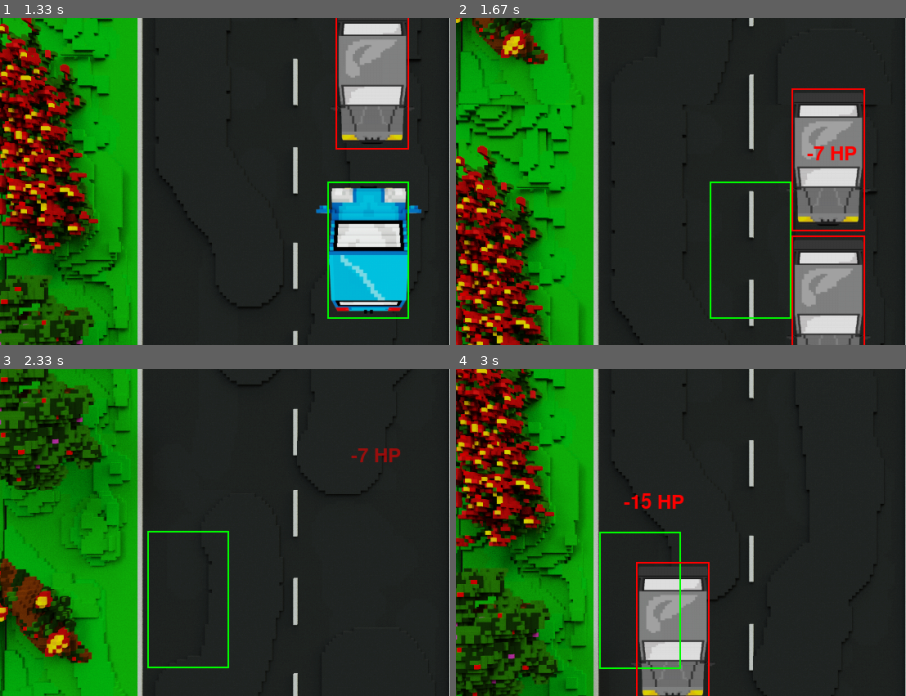
Above: before the commit, frames 1-4 (two rows, left to right).
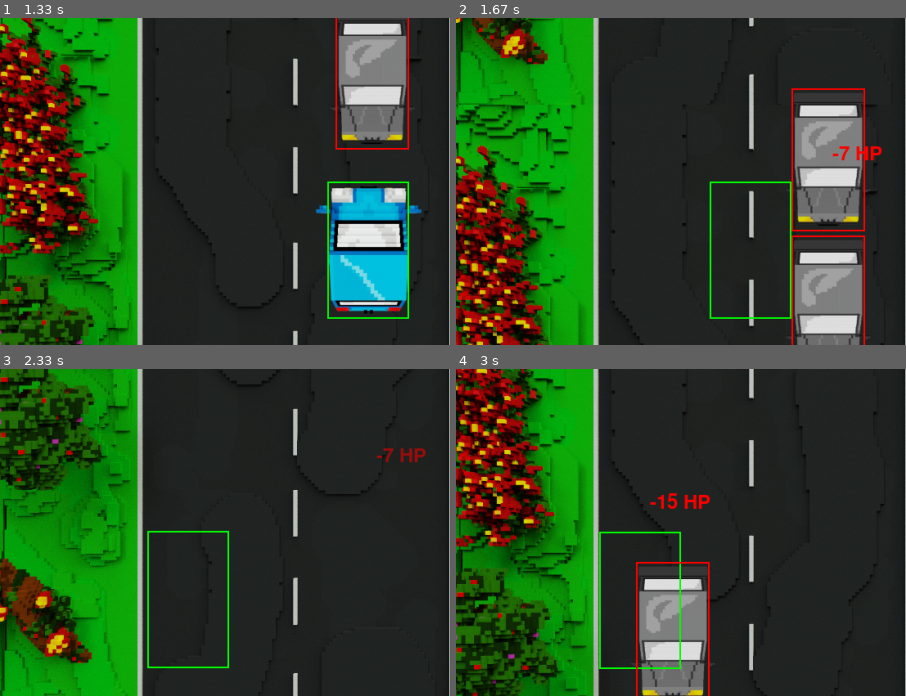
Above: after the commit, the same moments.

Repository: KidIsKing/TheFastestCar
Game: pygame game, started from src/main.py
Two runs of this game, one before a commit and one after it. Both use one fixed random seed, a clock stepped at 60 frames per second and the inputs below.
Inputs:
- Up to frame 1 (1.33 s): click "Играть" at 0.38 s; tap W at 0.67 s; hold F1 from 1 s (still down); hold Left from 1 s (still down)
- Up to frame 2 (1.67 s): release F1 at 1.53 s; release Left at 1.53 s; hold Left from 1.57 s (still down)
- Up to frame 3 (2.33 s): release Left at 2.1 s; hold Down from 2.13 s (still down)
- Up to frame 4 (3 s): release Down at 2.43 s; hold Left 2.47-2.87 s; hold Up from 2.9 s (still down)
The pictures show only the part of the screen within x 0-50%, y 50-100%; the shares and areas given below are measured in that part.

Frame 1 is identical in both runs. In frame 2, 0.4% of the frame differs, in the area x 78-95%, y 39-44%; in frame 3, 0.4%; in frame 4, 0.5%, in the area x 37-57%, y 37-43%.

Commit message:
refactor with constants

Diff:
--- a/src/bonus_director.py
+++ b/src/bonus_director.py
@@ -1,25 +1,25 @@
 import random
 import time
 
-from constants import BASE_WORLD_SPEED, MAX_WORLD_SPEED
+from constants import (
+    BASE_WORLD_SPEED, MAX_WORLD_SPEED, BASE_CHANCE_HP, BASE_CHANCE_EX,
+    TIME_MULTIPLIER_PER_MINUTE, WEIGHT_HP_MAX, WEIGHT_HP_MIN, TOTAL_WEIGHT,
+    HEALTH_RANGE_FOR_INTERPOLATION, BONUS_COUNT_MEAN, BONUS_COUNT_STD,
+    BASE_EXPERIENCE, EXPERIENCE_SPREAD, EXPERIENCE_MAX, EXPERIENCE_MIN,
+    HEALTH_BONUS_MEAN, HEALTH_BONUS_STD, HEALTH_BONUS_MAX, HEALTH_BONUS_MIN,
+    HEALTH_MULTIPLIER_LOW, HEALTH_MULTIPLIER_CRITICAL, HEALTH_THRESHOLD_LOW,
+    HEALTH_THRESHOLD_CRITICAL, SPEED_MULTIPLIER_POWER, WEIGHT_THRESHOLD_LOW,
+    WEIGHT_THRESHOLD_CRITICAL, MAX_BONUSES_ON_SCREEN
+)
 
 
 class BonusDirector:
     """Режиссёр для бонусов."""
 
-    BASE_CHANCE_HP = 0.003
-    BASE_CHANCE_EX = 0.005
-
-    BONUS_COUNT_MEAN = 1.2
-    BONUS_COUNT_STD = 0.3
-
-    BASE_EXPERIENCE = 10
-    EXPERIENCE_SPREAD = 3
-
     def __init__(self):
         # PRD-накопители шансов
-        self.current_chance_hp = self.BASE_CHANCE_HP
-        self.current_chance_ex = self.BASE_CHANCE_EX
+        self.current_chance_hp = BASE_CHANCE_HP
+        self.current_chance_ex = BASE_CHANCE_EX
 
         self.start_time = time.time()
 
@@ -29,7 +29,7 @@
 
     def get_time_multiplier(self):
         """Множитель очков от времени: +10% каждую минуту."""
-        return 1.0 + (self.get_time_alive() / 60) * 0.1
+        return 1.0 + (self.get_time_alive() / 60) * TIME_MULTIPLIER_PER_MINUTE
 
     def get_speed_multiplier(self, current_world_speed):
         """Квадратичный множитель от скорости."""
@@ -38,21 +38,25 @@
             return 1
         speed_ratio = (current_world_speed - BASE_WORLD_SPEED) / speed_range
         speed_ratio = max(0, min(1, speed_ratio))
-        return 1.0 + speed_ratio ** 2
+        return 1.0 + speed_ratio ** SPEED_MULTIPLIER_POWER
 
     def get_bonus_weights(self, player):
         """Динамические веса для выбора типа бонуса."""
         health_ratio = player.health / player.max_health
 
         # Линейная интерполяция
-        if health_ratio >= 1.0:
-            weight_hp = 5
-        elif health_ratio <= 0.3:
-            weight_hp = 80
+        if health_ratio >= WEIGHT_THRESHOLD_LOW:
+            weight_hp = WEIGHT_HP_MIN
+        elif health_ratio <= WEIGHT_THRESHOLD_CRITICAL:
+            weight_hp = WEIGHT_HP_MAX
         else:
-            weight_hp = 5 + (80 - 5) * (1 - health_ratio) / 0.7
+            weight_hp = (
+                WEIGHT_HP_MIN +
+                (WEIGHT_HP_MAX - WEIGHT_HP_MIN) *
+                (1 - health_ratio) / HEALTH_RANGE_FOR_INTERPOLATION
+            )
 
-        weight_ex = 90 - weight_hp
+        weight_ex = TOTAL_WEIGHT - weight_hp
         return weight_hp, weight_ex
 
     def choose_bonus_type(self, player):
@@ -76,13 +80,13 @@
         if current_world_speed <= BASE_WORLD_SPEED:
             return None
 
-        base_chance_hp = self.BASE_CHANCE_HP
-        if health_ratio < 0.5:
-            base_chance_hp *= 2
-        if health_ratio < 0.3:
-            base_chance_hp *= 2  # двойное удвоение при критическом здоровье
+        base_chance_hp = BASE_CHANCE_HP
+        if health_ratio < HEALTH_THRESHOLD_LOW:
+            base_chance_hp *= HEALTH_MULTIPLIER_LOW
+        if health_ratio < HEALTH_THRESHOLD_CRITICAL:
+            base_chance_hp *= HEALTH_MULTIPLIER_CRITICAL  # двойное удвоение
 
-        base_chance_ex = self.BASE_CHANCE_EX
+        base_chance_ex = BASE_CHANCE_EX
         speed_multiplier = self.get_speed_multiplier(current_world_speed)
         base_chance_ex *= speed_multiplier
 
@@ -90,24 +94,24 @@
         self.current_chance_ex += base_chance_ex
 
         if random.random() < self.current_chance_hp:
-            self.current_chance_hp = self.BASE_CHANCE_HP  # сброс
+            self.current_chance_hp = BASE_CHANCE_HP  # сброс
             return self.choose_bonus_type(player)
 
         if random.random() < self.current_chance_ex:
-            self.current_chance_ex = self.BASE_CHANCE_EX  # сброс
+            self.current_chance_ex = BASE_CHANCE_EX  # сброс
             return "ex"
 
         return None
 
     def get_bonus_count(self):
         """Количество бонусов за спавн (нормальное распределение)."""
-        count = random.gauss(self.BONUS_COUNT_MEAN, self.BONUS_COUNT_STD)
-        return int(max(1, min(2, round(count))))
+        count = random.gauss(BONUS_COUNT_MEAN, BONUS_COUNT_STD)
+        return int(max(1, min(MAX_BONUSES_ON_SCREEN, round(count))))
 
     def calculate_experience(self, current_world_speed):
         """Расчёт очков опыта с учётом множителей."""
-        base_exp = random.gauss(self.BASE_EXPERIENCE, self.EXPERIENCE_SPREAD)
-        base_exp = max(5, min(15, int(base_exp)))
+        base_exp = random.gauss(BASE_EXPERIENCE, EXPERIENCE_SPREAD)
+        base_exp = max(EXPERIENCE_MIN, min(EXPERIENCE_MAX, int(base_exp)))
 
         time_mult = self.get_time_multiplier()
         speed_mult = self.get_speed_multiplier(current_world_speed)
@@ -116,5 +120,5 @@
 
     def calculate_health_bonus(self):
         """Расчёт HP от бонуса здоровья (гауссово распределение)."""
-        health = random.gauss(7, 2)
-        return int(max(5, min(10, health)))
+        health = random.gauss(HEALTH_BONUS_MEAN, HEALTH_BONUS_STD)
+        return int(max(HEALTH_BONUS_MIN, min(HEALTH_BONUS_MAX, health)))
--- a/src/button.py
+++ b/src/button.py
@@ -72,10 +72,14 @@
         ):
             if self.sound:
                 self.sound.play()
-            pygame.event.post(pygame.event.Event(pygame.USEREVENT, button=self))
+            pygame.event.post(
+                pygame.event.Event(pygame.USEREVENT, button=self)
+            )
 
 
-def create_buttons(text, y_pos, color="green", width=BUTTON_WIDTH, height=BUTTON_HEIGHT):
+def create_buttons(
+    text, y_pos, color="green", width=BUTTON_WIDTH, height=BUTTON_HEIGHT
+):
     return ImageButton(
         WIDTH // 2 - width // 2,
         y_pos,
--- a/src/constants.py
+++ b/src/constants.py
@@ -1,11 +1,17 @@
-# Constans
 WIDTH = 1100
 HEIGHT = 800
 
-BUTTON_WIDTH = 197
-BUTTON_HEIGHT = 100
+START_Y_POS_PLAYER = 600
 
-START_Y_POS_PLAYER = 600
+FPS = 60
+
+ROAD_SPEED = 8
+
+DEBAG_BORDER = 2
+
+LANE_POSITIONS = [130, 320, 510, 700]  # X-координаты полос для спавна врагов
+
+ENEMY_MIN_GAP = 5
 
 # Хитбоксы
 PLAYER_HITBOX_DECREASE = (-110, 0)
@@ -15,15 +21,25 @@
 ROAD_LEFT_BORDER = 120
 ROAD_RIGHT_BORDER = WIDTH - 120
 
-LANE_POSITIONS = [130, 320, 510, 700]  # X-координаты полос для спавна врагов
-
 # Визуальные смещения
 PLAYER_OFFSET_X = -1
 ENEMY_OFFSET_X = -3
 
-ENEMY_MIN_GAP = 5
+OFFSET_X_FLOATING_TEXT = 30
+OFFSET_Y_FLOATING_TEXT = 20
 
-ROAD_SPEED = 8
+POSITION_X_FOR_STAT = 1080
+POSITION_Y_FOR_STAT = 10
+
+# Кнопки
+BUTTON_WIDTH = 197
+BUTTON_HEIGHT = 100
+Y_BUTTON = 300
+BUTTON_SPACING = 100  # расстояние между кнопками по Y
+
+# Спавн бонусов
+SPAWN_CHECK_INTERVAL = 10
+MAX_BONUSES_ON_SCREEN = 2
 
 # Параметры скорости
 BASE_WORLD_SPEED = 8
@@ -32,8 +48,6 @@
 ACCELERATION_SMOOTHING = 0.03
 DECELERATION_SMOOTHING = 0.05
 MAX_PLAYER_OFFSET_Y = 100
-
-FPS = 60
 
 # Здоровье игрока
 PLAYER_MAX_HEALTH = 100
@@ -57,16 +71,49 @@
 MIN_BONUSES_COUNT = 1
 MAX_BONUSES_COUNT = 3
 
-# Colors
+# Цвета
 WHITE = (255, 255, 255)
 BLACK = (0, 0, 0)
 GREEN = (0, 255, 0)
 RED = (255, 0, 0)
 YELLOW = (255, 255, 0)
 
-# Fade
+# Затухание
 FADE_SPEED = 10
 MAX_FADE_ALPHA = 150
+
+# BonusDirector
+BASE_CHANCE_HP = 0.003
+BASE_CHANCE_EX = 0.005
+
+BONUS_COUNT_MEAN = 1.2
+BONUS_COUNT_STD = 0.3
+
+BASE_EXPERIENCE = 10
+EXPERIENCE_SPREAD = 3
+EXPERIENCE_MIN = 5
+EXPERIENCE_MAX = 15
+
+HEALTH_BONUS_MEAN = 7
+HEALTH_BONUS_STD = 2
+HEALTH_BONUS_MIN = 5
+HEALTH_BONUS_MAX = 10
+
+HEALTH_THRESHOLD_LOW = 0.5
+HEALTH_THRESHOLD_CRITICAL = 0.3
+
+HEALTH_MULTIPLIER_LOW = 2
+HEALTH_MULTIPLIER_CRITICAL = 2
+
+WEIGHT_HP_MIN = 5
+WEIGHT_HP_MAX = 80
+TOTAL_WEIGHT = 90
+WEIGHT_THRESHOLD_LOW = 1.0
+WEIGHT_THRESHOLD_CRITICAL = 0.3
+
+HEALTH_RANGE_FOR_INTERPOLATION = 0.7
+TIME_MULTIPLIER_PER_MINUTE = 0.1
+SPEED_MULTIPLIER_POWER = 2
 
 # Assets
 ASSETS_PATH = "assets/"
--- a/src/entities.py
+++ b/src/entities.py
@@ -4,13 +4,29 @@
 from button import create_buttons
 from settings import settings
 from constants import (
-    ASSETS, WIDTH, HEIGHT, ROAD_SPEED,
-    PLAYER_HITBOX_DECREASE, PLAYER_OFFSET_X,
-    START_Y_POS_PLAYER, ROAD_LEFT_BORDER, ROAD_RIGHT_BORDER,
-    ENEMY_HITBOX_DECREASE, ENEMY_OFFSET_X, LANE_POSITIONS,
-    HEALTH_BAR_WIDTH, HEALTH_BAR_HEIGHT, HEALTH_BAR_X,
-    HEALTH_BAR_Y, HEALTH_BAR_BORDER,
-    WHITE, BLACK, GREEN, YELLOW, RED
+    ASSETS,
+    WIDTH,
+    HEIGHT,
+    ROAD_SPEED,
+    PLAYER_HITBOX_DECREASE,
+    PLAYER_OFFSET_X,
+    BUTTON_SPACING,
+    START_Y_POS_PLAYER,
+    ROAD_LEFT_BORDER,
+    ROAD_RIGHT_BORDER,
+    ENEMY_HITBOX_DECREASE,
+    ENEMY_OFFSET_X,
+    LANE_POSITIONS,
+    HEALTH_BAR_WIDTH,
+    HEALTH_BAR_HEIGHT,
+    HEALTH_BAR_X,
+    HEALTH_BAR_Y,
+    HEALTH_BAR_BORDER,
+    WHITE,
+    BLACK,
+    GREEN,
+    YELLOW,
+    RED,
 )
 
 
@@ -33,7 +49,9 @@
         self.rect = self.image.get_rect()
         self.hitbox = self.rect.inflate(*hitbox_decrease)  # уменьшаем хитбокс
 
-        self.offset_x = offset_x  # смещение по оси OX для правки отображения в дебаг-режиме
+        self.offset_x = (
+            offset_x  # смещение по оси OX для правки отображения в дебаг-режиме
+        )
 
         self.speed = 0
 
@@ -47,6 +65,7 @@
 
 class Player(Car):
     """Машина игрока."""
+
     def __init__(self):
         super().__init__(
             ASSETS["player_car"], 0.35, 0.35, PLAYER_HITBOX_DECREASE, PLAYER_OFFSET_X
@@ -103,6 +122,7 @@
 
 class Enemy(Car):
     """Машина врага."""
+
     def __init__(self):
         super().__init__(
             ASSETS["enemy_car"], 0.45, 0.35, ENEMY_HITBOX_DECREASE, ENEMY_OFFSET_X
@@ -155,6 +175,7 @@
 
 class Road:
     """Дорога."""
+
     def __init__(self):
         self.image = pygame.image.load(ASSETS["road"])
         self.rect = self.image.get_rect()
@@ -181,6 +202,7 @@
 
 class Bonus:
     """Бонус."""
+
     scale_x = 0.3
     scale_y = 0.3
 
@@ -188,7 +210,10 @@
         self.image = pygame.image.load(image_path)
         self.image = pygame.transform.smoothscale(
             self.image,
-            (int(self.image.get_width() * self.scale_x), int(self.image.get_height() * self.scale_y))
+            (
+                int(self.image.get_width() * self.scale_x),
+                int(self.image.get_height() * self.scale_y),
+            ),
         )
 
         self.rect = self.image.get_rect()
@@ -263,7 +288,6 @@
     PANEL_WIDTH = 500
     PANEL_HEIGHT = 400
     OVERLAY_ALPHA = 150
-    BUTTON_SPACING = 100  # расстояние между кнопками по Y
     FIRST_BUTTON_Y = 330
 
     def __init__(self, title, button_configs):
@@ -288,7 +312,7 @@
 
     def _create_button(self, button_configs):
         for i, (text, action_name) in enumerate(button_configs):
-            y_pos = self.FIRST_BUTTON_Y + i * self.BUTTON_SPACING
+            y_pos = self.FIRST_BUTTON_Y + i * BUTTON_SPACING
             button = create_buttons(text, y_pos, "green")
             self.buttons.append(button)
             self.button_actions[button] = action_name
--- a/src/main.py
+++ b/src/main.py
@@ -10,20 +10,13 @@
 from settings import settings
 from button import create_buttons
 from constants import (
-    WIDTH,
-    HEIGHT,
-    ENEMY_MIN_GAP,
-    FPS,
+    WIDTH, HEIGHT, ENEMY_MIN_GAP, FPS, FADE_SPEED,
     PLAYER_MAX_HEALTH, PLAYER_INVULNERABLE_DURATION, BASE_DAMAGE,
-    DAMAGE_SPREAD, DAMAGE_MIN, DAMAGE_MAX,
-    WHITE,
-    BLACK,
-    GREEN,
-    RED,
-    YELLOW,
-    FADE_SPEED,
-    MAX_FADE_ALPHA,
-    ASSETS
+    DAMAGE_SPREAD, DAMAGE_MIN, DAMAGE_MAX, WHITE, BLACK, GREEN, RED, YELLOW,
+    MAX_FADE_ALPHA, ASSETS, SPAWN_CHECK_INTERVAL, MAX_BONUSES_ON_SCREEN,
+    OFFSET_X_FLOATING_TEXT, OFFSET_Y_FLOATING_TEXT,
+    POSITION_X_FOR_STAT, POSITION_Y_FOR_STAT,
+    DEBAG_BORDER, Y_BUTTON, BUTTON_SPACING
 )
 
 
@@ -39,9 +32,6 @@
 
 class GameManager:
     """Менеджер игры."""
-
-    best_score = 0
-
     def __init__(self, screen):
         self.screen = screen
 
@@ -53,12 +43,16 @@
 
         self.bonus_director = BonusDirector()
         self.bonuses = []
+        self.bonus_handlers = {
+            "hp": self.give_health,
+            "ex": self.give_experience
+        }
 
         # Таймер проверки спавна (проверка раз в 10 кадров)
         self.spawn_check_counter = 0
-        self.spawn_check_interval = 10
-
-        self.score_tracer = ScoreTracker()
+        self.spawn_check_interval = SPAWN_CHECK_INTERVAL
+
+        self.score_tracker = ScoreTracker()
 
         self.floating_texts = []  # список активных всплывающих текстов
 
@@ -81,10 +75,12 @@
 
         # Создаём оверлеи
         self.game_over_overlay = Overlay(
-            "Игра окончена", [("Начать заново", "restart"), ("Выйти в меню", "to_menu")]
+            "Игра окончена",
+            [("Начать заново", "restart"), ("Выйти в меню", "to_menu")]
         )
         self.pause_overlay = Overlay(
-            "Пауза", [("Продолжить", "continue"), ("Выйти в меню", "to_menu")]
+            "Пауза",
+            [("Продолжить", "continue"), ("Выйти в меню", "to_menu")]
         )
 
         self.last_update_time = pygame.time.get_ticks()
@@ -144,7 +140,7 @@
 
         self.spawn_check_counter = 0
 
-        self.score_tracer.reset()
+        self.score_tracker.reset()
 
         self.collided_enemy = None
         self.current_world_speed = settings.base_world_speed
@@ -185,10 +181,9 @@
 
     def apply_bonus(self, bonus):
         """Применение эффекта бонуса в зависимости от типа."""
-        if bonus.effects_type == "hp":
-            self.give_health()
-        elif bonus.effects_type == "ex":
-            self.give_experience()
+        handler = self.bonus_handlers.get(bonus.effects_type)
+        if handler:
+            handler()
         self.bonus_sound.play()
 
     def give_experience(self):
@@ -196,7 +191,7 @@
         experience = self.bonus_director.calculate_experience(
             self.current_world_speed
         )
-        self.score_tracer.add_score(experience)
+        self.score_tracker.add_score(experience)
 
         self._create_floating_text(f"+{experience} EXP", YELLOW)
 
@@ -214,7 +209,7 @@
     def check_enemies_collision(self):
         """Проверка столкновений врагов друг с другом через AABB."""
         for i, enemy in enumerate(self.enemies):
-            for other in self.enemies[i + 1 :]:
+            for other in self.enemies[i+1:]:
                 if not aabb_collide(enemy.hitbox, other.hitbox):
                     continue  # столкновения нет - идём дальше
 
@@ -231,9 +226,8 @@
 
     def resolve_enemies_collision(self, top_enemy, bottom_enemy):
         """Разрешение столкновения врагов."""
-        top_enemy.speed = min(
-            top_enemy.speed, bottom_enemy.speed
-        )  # верхний враг замедляется до скорости нижнего
+        # Верхний враг замедляется до скорости нижнего
+        top_enemy.speed = min(top_enemy.speed, bottom_enemy.speed)
 
         # Устанавливаем минимальный зазор между врагами, чтобы они не слипались
         min_gap = ENEMY_MIN_GAP
@@ -307,7 +301,7 @@
 
     def _check_bonus_spawn(self):
         """Проверка необходимости спавна бонуса через режиссёра."""
-        if len(self.bonuses) >= 2:  # не более двух бонусов на экране
+        if len(self.bonuses) >= MAX_BONUSES_ON_SCREEN:
             return
 
         bonus_type = self.bonus_director.should_spawn_bonus(
@@ -318,7 +312,7 @@
         if bonus_type is not None:
             count = self.bonus_director.get_bonus_count()
 
-            count = min(count, 2 - len(self.bonuses))
+            count = min(count, MAX_BONUSES_ON_SCREEN - len(self.bonuses))
 
             for _ in range(count):
                 self.bonuses.append(Bonus(ASSETS[bonus_type], bonus_type))
@@ -335,9 +329,8 @@
         if self.game_over:
             for enemy in self.enemies:
                 if enemy is not self.collided_enemy:
-                    enemy.move(
-                        self.current_world_speed * 0.02
-                    )  # нетронутые враги продолжают двигаться
+                    # Нетронутые враги продолжают двигаться медленне
+                    enemy.move(self.current_world_speed * 0.02)
             return
 
         self.time_alive_ms += dt
@@ -365,7 +358,9 @@
         for text in self.floating_texts:
             text.update()
 
-        self.floating_texts = [t for t in self.floating_texts if not t.is_expired()]
+        self.floating_texts = [
+            t for t in self.floating_texts if not t.is_expired()
+        ]
 
         # Смещение игрока
         self.player.rect.y = self.player.base_y - self.player_visual_offset_y
@@ -378,17 +373,22 @@
 
     def _create_floating_text(self, text, color=WHITE):
         """Всплывающий текст над игроком."""
-        # Позиция: над игроком, по центру
-        x = self.player.rect.centerx - random.randint(-30, 30)  # смещение для центрирования
-        y = self.player.rect.top - 20
+        # Позиция по OX со случайным смещением
+        x = (self.player.rect.centerx -
+             random.randint(-OFFSET_X_FLOATING_TEXT, OFFSET_X_FLOATING_TEXT))
+        y = self.player.rect.top - OFFSET_Y_FLOATING_TEXT
         self.floating_texts.append(FloatingText(text, x, y, color))
 
     def draw_score(self):
         text = self.font.render(
-            f"Счёт: {self.score_tracer.score}. Рекорд: {ScoreTracker.get_best_score()}",
-            True, WHITE
-        )
-        text_rect = text.get_rect(topright=(1080, 10))
+            (f"Счёт: {self.score_tracker.score}. "
+             f"Рекорд: {ScoreTracker.get_best_score()}"),
+            True,
+            WHITE
+        )
+        text_rect = text.get_rect(
+            topright=(POSITION_X_FOR_STAT, POSITION_Y_FOR_STAT)
+        )
         self.screen.blit(text, text_rect)
 
     def draw_time_alive(self):
@@ -398,7 +398,10 @@
             True,
             WHITE
         )
-        text_rect = text.get_rect(topright=(1080, 40))
+        text_rect = text.get_rect(
+            # 4 - смещение по OY
+            topright=(POSITION_X_FOR_STAT, POSITION_Y_FOR_STAT*4)
+        )
         self.screen.blit(text, text_rect)
 
     def draw_debug(self):
@@ -406,10 +409,10 @@
         if not self.debug_mode:
             return  # ничего не делаем
 
-        pygame.draw.rect(self.screen, GREEN, self.player.hitbox, 2)
+        pygame.draw.rect(self.screen, GREEN, self.player.hitbox, DEBAG_BORDER)
 
         for enemy in self.enemies:
-            pygame.draw.rect(self.screen, RED, enemy.hitbox, 2)
+            pygame.draw.rect(self.screen, RED, enemy.hitbox, DEBAG_BORDER)
 
     def draw(self):
         """Отрисовка игрового экрана."""
@@ -446,8 +449,20 @@
 
 class MenuManager:
     def __init__(self):
+        pygame.init()
+
         self.running = True
         self.window = "menu"  # какое окно отображать
+        self.game_manager = None  # GameManager создаётся при входе в игру
+
+        self.screen = pygame.display.set_mode((WIDTH, HEIGHT))
+        pygame.display.set_caption("TheFastestCar")
+        self.main_background = pygame.image.load(ASSETS["main_background"])
+
+        self.clock = pygame.time.Clock()
+
+        self.first_font = pygame.font.SysFont(None, 72)
+        self.second_font = pygame.font.SysFont(None, 40)
 
         # Переменные для затухания
         self.transition_state = None  # None, "fade_out", "fade_in"
@@ -455,26 +470,28 @@
         self.fade_alpha = 0  # уровень прозрачности для затухания
         self.fade_speed = FADE_SPEED  # скорость затухания
 
-        pygame.init()
-
-        self.screen = pygame.display.set_mode((WIDTH, HEIGHT))
-        pygame.display.set_caption("TheFastestCar")
-        self.main_background = pygame.image.load(ASSETS["main_background"])
-        self.clock = pygame.time.Clock()
-
-        # Режимы
-        self.game_manager = None  # объект GameManager будет создан при входе в игру
-
-        self.first_font = pygame.font.SysFont(None, 72)
-        self.second_font = pygame.font.SysFont(None, 40)
-
         # Создание кнопок
-        self.start_button = create_buttons("Играть", 300, "green")
-        self.settings_button = create_buttons("Настройки", 400, "green")
-        self.exit_button = create_buttons("Выйти", 500, "red")
-        self.oncoming_traffic_button = create_buttons("Встречка", 300, "green")
-        self.back_button = create_buttons("Назад", 400, "green")
-
+        self.start_button = create_buttons("Играть", Y_BUTTON, "green")
+        self.settings_button = create_buttons(
+            "Настройки",
+            Y_BUTTON + BUTTON_SPACING,
+            "green"
+        )
+        self.exit_button = create_buttons(
+            "Выйти",
+            Y_BUTTON + 2*BUTTON_SPACING,
+            "red"
+        )
+        self.oncoming_traffic_button = create_buttons(
+            "Встречка",
+            Y_BUTTON,
+            "green"
+        )
+        self.back_button = create_buttons(
+            "Назад",
+            Y_BUTTON + BUTTON_SPACING,
+            "green"
+        )
         self.buttons_list = []
 
     def start_transition(self, target):
@@ -537,7 +554,12 @@
     def draw_main_menu(self):
         """Отрисовка главного меню."""
         self.draw_background(self.main_background)
-        self.draw_text("TheFastestCar. Главное меню", self.first_font, WHITE, 168, 110)
+        self.draw_text(
+            "TheFastestCar. Главное меню",
+            self.first_font,
+            WHITE,
+            168,
+            110)
         self.draw_text(
             "Игра для экзамена по программированию. by Яна Масалова",
             self.second_font,
@@ -555,7 +577,13 @@
 
         # Показываем текущее состояние встречки
         traffic_status = "ВКЛ" if settings.oncoming_traffic_enabled else "ВЫКЛ"
-        self.draw_text(f"Встречка: {traffic_status}", self.second_font, WHITE, 440, 230)
+        self.draw_text(
+            f"Встречка: {traffic_status}",
+            self.second_font,
+            WHITE,
+            440,
+            230
+        )
 
         # Обработка и отрисовка кнопок
         self.draw_buttons()
@@ -567,8 +595,10 @@
             self.fade_alpha += self.fade_speed
             if self.fade_alpha >= MAX_FADE_ALPHA:
                 self.fade_alpha = MAX_FADE_ALPHA
-                self.window = self.target_window  # переключение экрана пока окно чёрное
-                self.transition_state = "fade_in"  # переключаем режим на осветление
+                # Переключение экрана пока окно чёрное
+                self.window = self.target_window
+                # Переключаем режим на осветление
+                self.transition_state = "fade_in"
 
         # Логика осветления
         elif self.transition_state == "fade_in":
--- a/src/score_tracker.py
+++ b/src/score_tracker.py
@@ -13,12 +13,12 @@
 
     @score.setter
     def score(self, value):
-        """Установка счёта с проверкой рекорда."""
+        """Установка счёта."""
         self._score = max(0, value)  # счёт не может быть отрицательным
         self._check_best_score()
 
     def _check_best_score(self):
-        """Проверка и обновление рекорда."""
+        """Обновление рекорда."""
         if self._score > ScoreTracker.best_score:
             ScoreTracker.best_score = self._score
 
--- a/src/settings.py
+++ b/src/settings.py
@@ -15,10 +15,12 @@
         self.max_world_speed = MAX_WORLD_SPEED
         self.min_world_speed = MIN_WORLD_SPEED
 
-        self.acceleration_smoothing = ACCELERATION_SMOOTHING  # плавность разгона
-        self.deceleration_smoothing = DECELERATION_SMOOTHING  # плавность торможения
+        # Плавность разгона и торможения
+        self.acceleration_smoothing = ACCELERATION_SMOOTHING
+        self.deceleration_smoothing = DECELERATION_SMOOTHING
 
-        self.max_player_offset_y = MAX_PLAYER_OFFSET_Y  # смещение по OY при разгоне
+        # Смещение по OY при разгоне
+        self.max_player_offset_y = MAX_PLAYER_OFFSET_Y
 
 
 settings = Settings()
